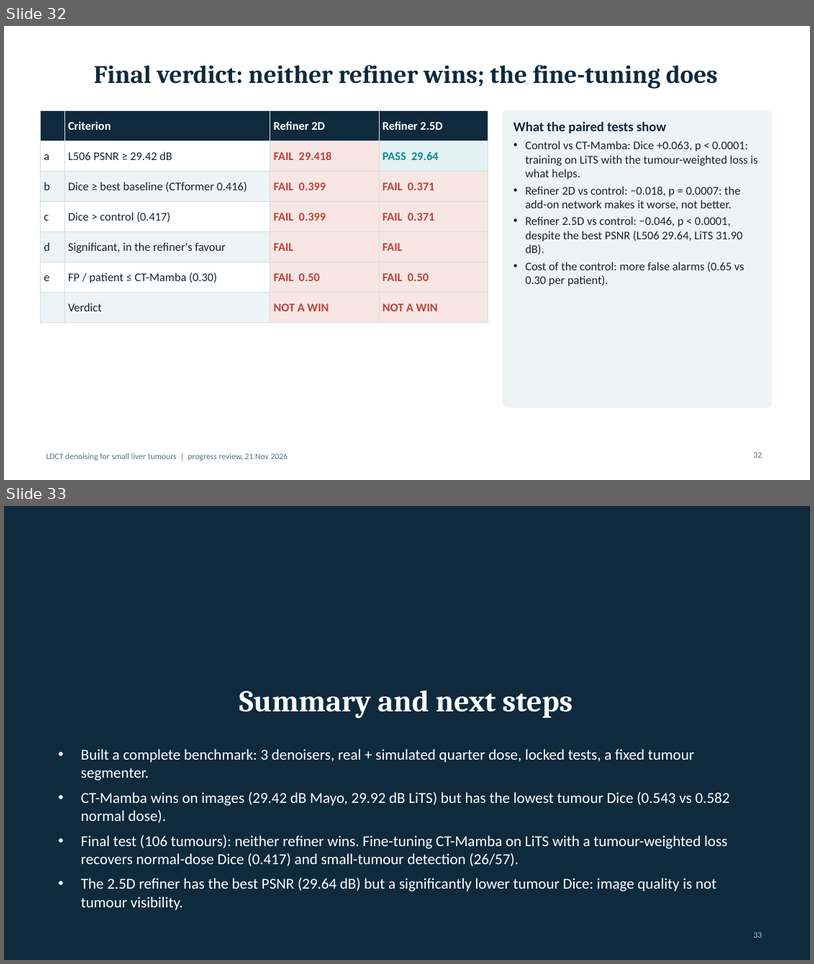
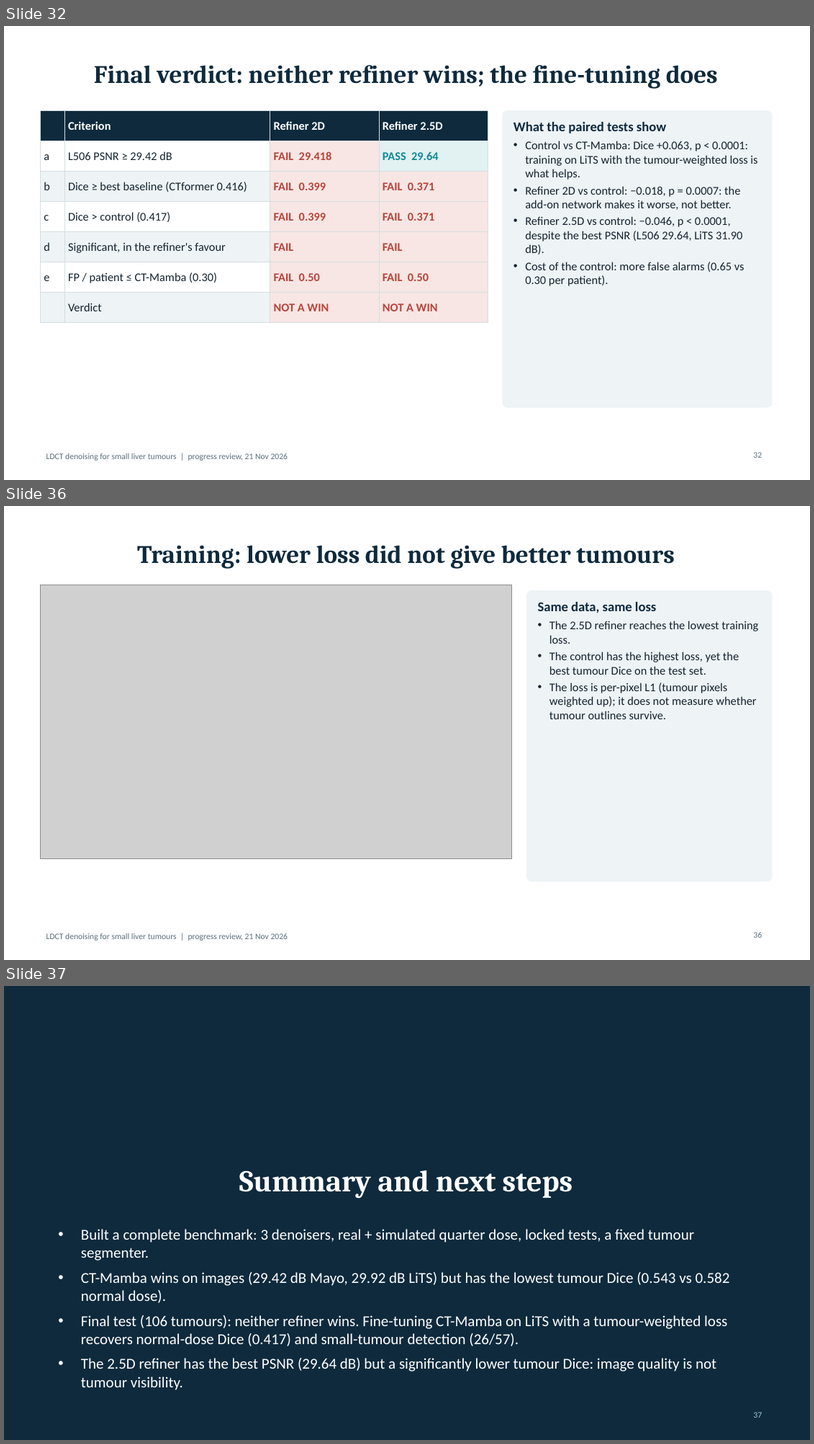
Before and after one commit to Vaideesh-k/ldct-bench, a slide deck: docs/report/LDCT_Refiner_Results.pptx. Shown one above the other, each under a label of ours: slides 32 and 33 before the commit, slides 32, 36 and 37 after it; the slides between them are not shown. The pictures are 814x964 and 814x1444 pixels, drawn with LibreOffice and Linux fonts; fonts in the diff are those of the drawing; grey boxes stand for pictures. Boxes give left, top, right and bottom in pixels: in the first picture for what was removed or moved away, otherwise in the second. Text is boxed around its words. In the diff, an @@ line names an element or a change of style, - is before the commit and + after.

```diff
--- a/docs/report/LDCT_Refiner_Results.pptx
+++ b/docs/report/LDCT_Refiner_Results.pptx
@@ slide 36 added at (4, 506, 810, 960), background #FFFFFF; not listed: 1 template element that a slide beside it also shows @@
@@ title added at (137, 545, 675, 568), 30 pt, text #0F2A3D, bold @@
+Training: lower loss did not give better tumours
@@ picture added at (40, 584, 512, 859) @@
@@ rounded rectangle added at (527, 591, 772, 881), fill #EEF3F5, outline #EEF3F5 1 pt @@
@@ text added at (538, 602, 759, 719), 14 pt, text #14232E @@
+Same data, same loss
+• The 2.5D refiner reaches the lowest training loss.
+• The control has the highest loss, yet the best tumour Dice on the test set.
+• The loss is per-pixel L1 (tumour pixels weighted up); it does not measure whether tumour outlines survive.
@@ page number added at (754, 932, 762, 937), 10 pt, text #5B6F7C @@
+36
@@ what was slide 33 is now slide 37 @@
@@ page number at (754, 1412, 762, 1417): text changed @@
-33
+37
```
Also in this commit, not shown: 2 slides changed, 3 other slides added, 4 other files.
